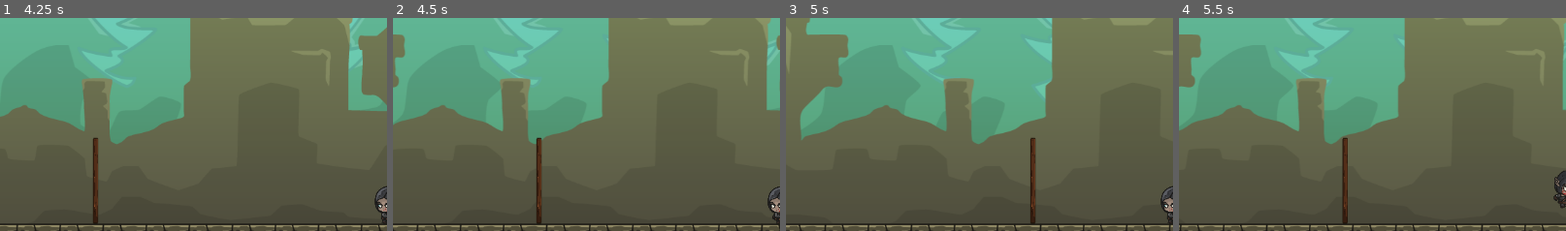
Above: before the commit, frames 1-4 (left to right).
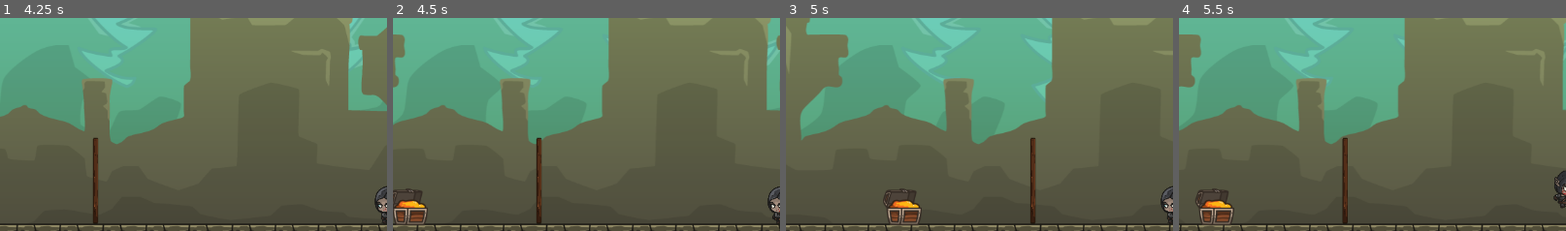
Above: after the commit, the same moments.

Repository: schwasam/godot-2d-multiplayer
Game: Godot game, scene res://menu/menu.tscn
Two runs of this game, one before a commit and one after it. Both use one fixed random seed, a clock stepped at 60 frames per second and the inputs below.
Inputs:
- Up to frame 1 (4.25 s): click "Start" at 0.5 s; hold D (move_right) 1.28-2.78 s; tap Space (jump) at 1.52, 2.27, 3.77 s; hold A (move_left) from 2.78 s (still down)
- Up to frame 2 (4.5 s): keep holding A (move_left)
- Up to frame 3 (5 s): keep holding A (move_left); tap Space (jump) at 4.52 s
- Up to frame 4 (5.5 s): release A (move_left) at 5.03 s; hold D (move_right) from 5.03 s (still down); tap Space (jump) at 5.27 s
The pictures show only the part of the screen within x 0-50%, y 50-100%; the shares and areas given below are measured in that part.

Frame 1 is identical in both runs. In frame 2, 1.0% of the frame differs, in the area x 0-10%, y 80-97%; in frame 3, 1.1%; in frame 4, 1.1%, in the area x 4-15%, y 80-97%.

Commit message:
add chest; wire up pressure plate and chest

Diff:
--- /dev/null
+++ b/interactables/chest/chest.gd
@@ -0,0 +1,25 @@
+extends Node2D
+
+@export var is_locked = true
+@export var chest_locked: Sprite2D
+@export var chest_unlocked: Sprite2D
+
+
+func _on_test_interact(state):
+	if state:
+		_on_interactable_interacted()
+
+
+func _on_interactable_interacted():
+	if is_locked:
+		is_locked = false
+		set_chest_props()
+
+
+func set_chest_props():
+	chest_locked.visible = is_locked
+	chest_unlocked.visible = !is_locked
+
+
+func _on_multiplayer_synchronizer_delta_synchronized() -> void:
+	set_chest_props()
--- /dev/null
+++ b/interactables/chest/chest.tscn
@@ -0,0 +1,41 @@
+[gd_scene load_steps=6 format=3 uid="uid://cbpv5ctdle84"]
+
+[ext_resource type="Texture2D" uid="uid://bb74mmf3rdg4r" path="res://art/objects/Chest_01_Locked.png" id="1_3oj3f"]
+[ext_resource type="Script" path="res://interactables/chest/chest.gd" id="1_niq3k"]
+[ext_resource type="Texture2D" uid="uid://ctvthkqtgqmgm" path="res://art/objects/Chest_01_Unlocked.png" id="2_rrqkp"]
+
+[sub_resource type="RectangleShape2D" id="RectangleShape2D_0y3nq"]
+size = Vector2(52, 40)
+
+[sub_resource type="SceneReplicationConfig" id="SceneReplicationConfig_4ven0"]
+properties/0/path = NodePath(".:is_locked")
+properties/0/spawn = true
+properties/0/replication_mode = 2
+
+[node name="Chest" type="Node2D" node_paths=PackedStringArray("chest_locked", "chest_unlocked")]
+script = ExtResource("1_niq3k")
+chest_locked = NodePath("ChestLocked")
+chest_unlocked = NodePath("ChestUnlocked")
+
+[node name="ChestLocked" type="Sprite2D" parent="."]
+position = Vector2(2, -29)
+scale = Vector2(0.5, 0.5)
+texture = ExtResource("1_3oj3f")
+
+[node name="ChestUnlocked" type="Sprite2D" parent="."]
+visible = false
+position = Vector2(2, -29)
+scale = Vector2(0.5, 0.5)
+texture = ExtResource("2_rrqkp")
+
+[node name="StaticBody2D" type="StaticBody2D" parent="."]
+collision_mask = 0
+
+[node name="CollisionShape2D" type="CollisionShape2D" parent="StaticBody2D"]
+position = Vector2(0, -21)
+shape = SubResource("RectangleShape2D_0y3nq")
+
+[node name="MultiplayerSynchronizer" type="MultiplayerSynchronizer" parent="."]
+replication_config = SubResource("SceneReplicationConfig_4ven0")
+
+[connection signal="delta_synchronized" from="MultiplayerSynchronizer" to="." method="_on_multiplayer_synchronizer_delta_synchronized"]
--- a/interactables/door/door.gd
+++ b/interactables/door/door.gd
@@ -1,9 +1,9 @@
 extends Node2D
 
+@export var is_open = false
 @export var door_open: Sprite2D
 @export var door_closed:Sprite2D
 @export var collider: CollisionShape2D
-@export var is_open = false
 
 
 func activate(state):
--- a/levels/level_01/level_01.tscn
+++ b/levels/level_01/level_01.tscn
@@ -7,6 +7,7 @@
 [ext_resource type="PackedScene" uid="uid://dgmbwyk1c82yt" path="res://player/player.tscn" id="4_20lng"]
 [ext_resource type="PackedScene" uid="uid://btcqj0tqbqjh7" path="res://interactables/pressure_plate/pressure_plate.tscn" id="6_ed2up"]
 [ext_resource type="PackedScene" uid="uid://ctrikyy87xdf8" path="res://interactables/door/door.tscn" id="7_qml43"]
+[ext_resource type="PackedScene" uid="uid://cbpv5ctdle84" path="res://interactables/chest/chest.tscn" id="8_odafs"]
 
 [sub_resource type="TileSetAtlasSource" id="TileSetAtlasSource_68gnc"]
 texture = ExtResource("1_drxf6")
@@ -132,6 +133,10 @@
 [node name="Door" parent="--- Interactables ---" instance=ExtResource("7_qml43")]
 position = Vector2(-248, -37)
 
+[node name="Chest" parent="--- Interactables ---" instance=ExtResource("8_odafs")]
+position = Vector2(-440, -34)
+scale = Vector2(-1, 1)
+
 [node name="--- Players ---" type="Node" parent="."]
 
 [node name="Players" type="Node2D" parent="--- Players ---"]
@@ -149,3 +154,4 @@
 position = Vector2(465, -85)
 
 [connection signal="toggle" from="--- Interactables ---/DoorPlate" to="--- Interactables ---/Door" method="activate"]
+[connection signal="toggle" from="--- Interactables ---/DoorPlate" to="--- Interactables ---/Chest" method="_on_test_interact"]
Not shown: 1 places in levels/level_01/level_01.tscn that only renumber resources
